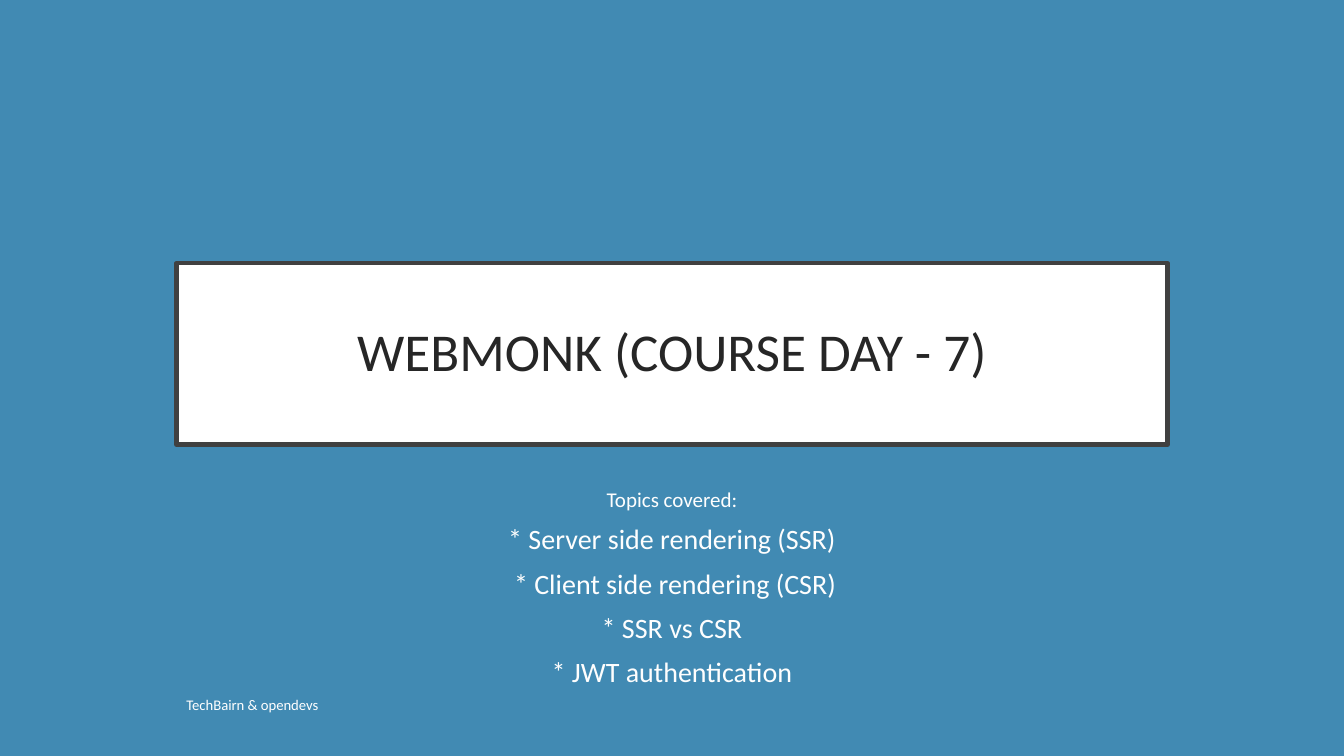
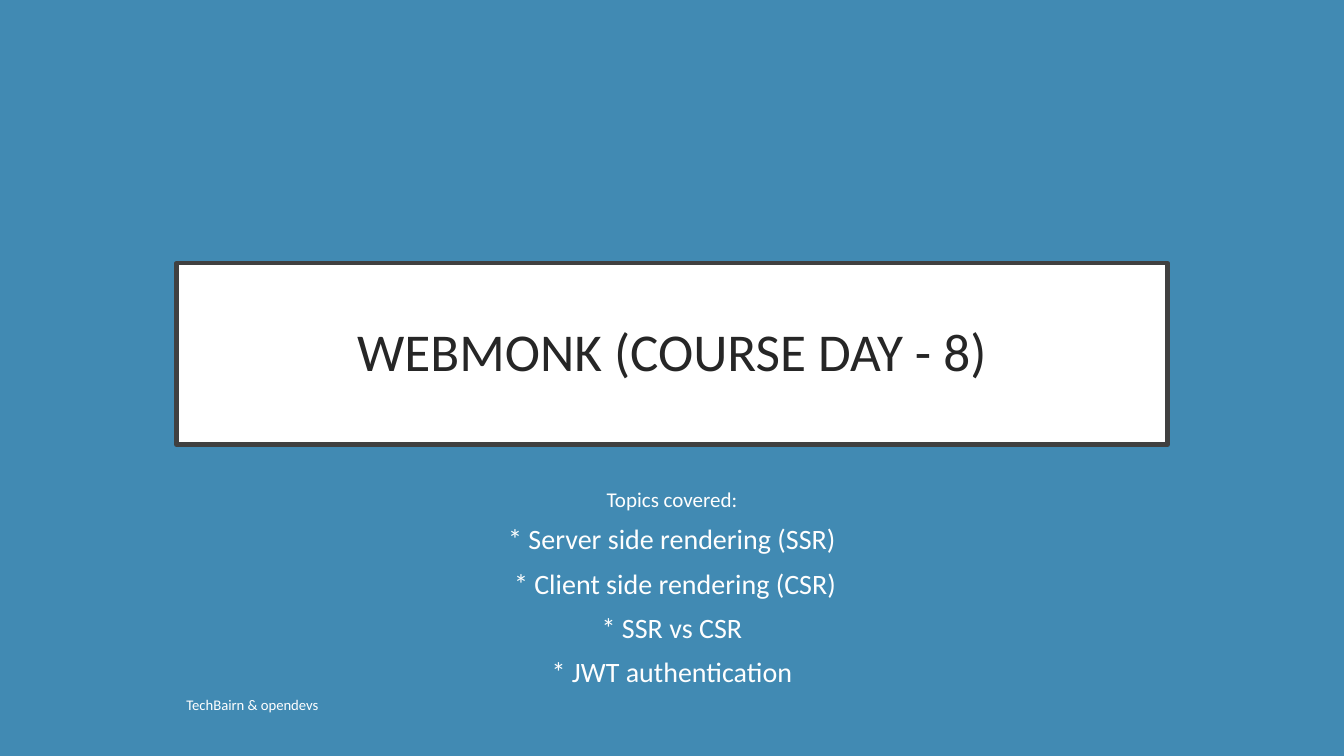
Before and after one commit to opendevs-org/webmonk, a slide deck: slide 1 of Course Day 8/Webmonk Course (day - 8).pptx. Drawn at 1344x756 pixels with LibreOffice and Linux fonts; fonts in the diff are those of the drawing. Boxes give left, top, right and bottom in pixels: in the first picture for what was removed or moved away, otherwise in the second. Text is boxed around its words. In the diff, an @@ line names an element or a change of style, - is before the commit and + after.

Commit message:
PPT corrections

```diff
--- a/Course Day 8/Webmonk Course (day - 8).pptx
+++ b/Course Day 8/Webmonk Course (day - 8).pptx
@@ title at (357,332,986,378): text changed @@
-WEBMONK (COURSE DAY - 7)
+WEBMONK (COURSE DAY - 8)
```
